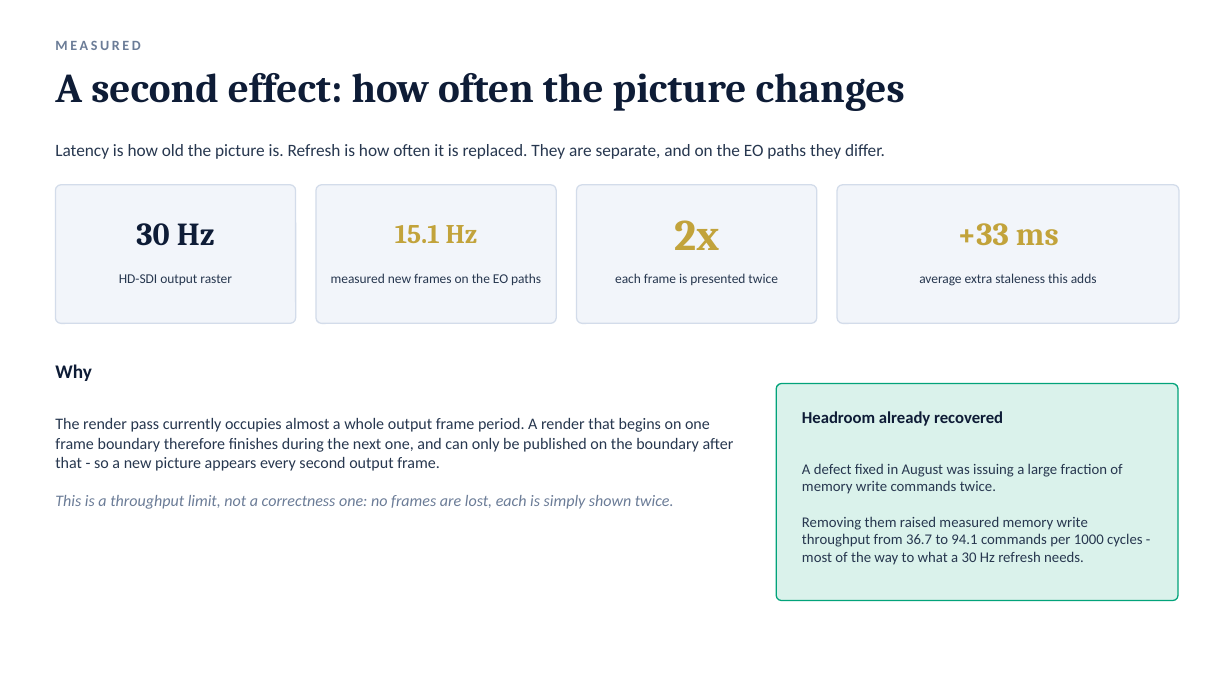
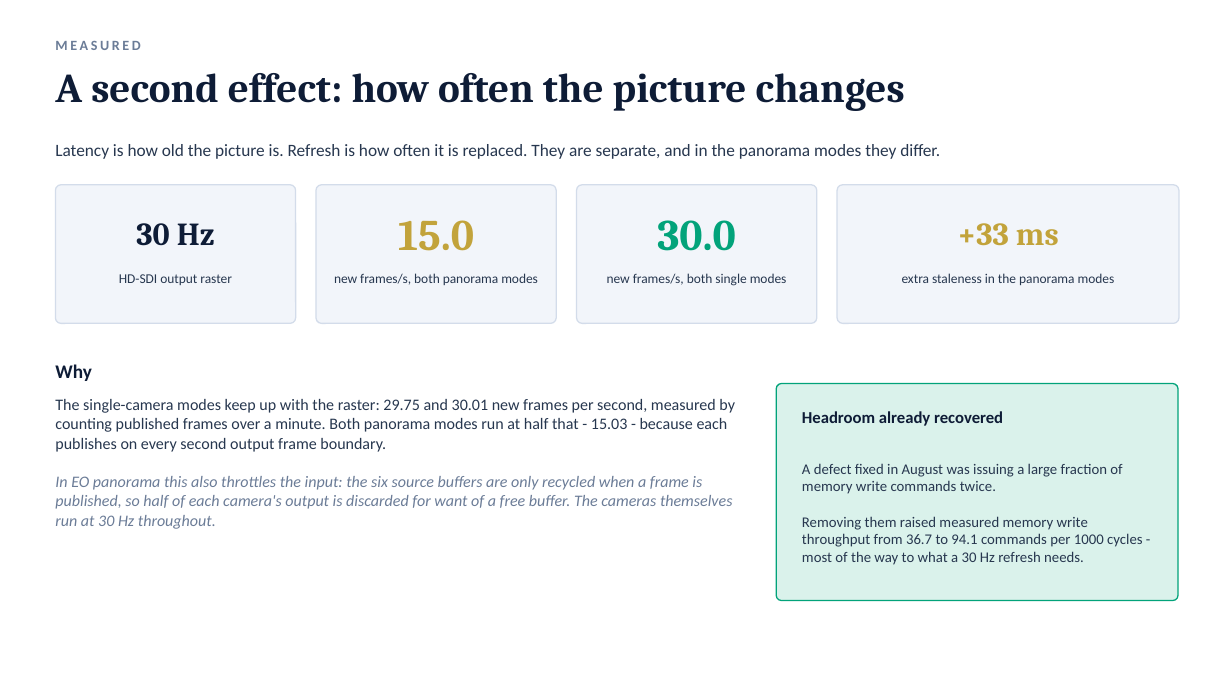
Before and after one commit to auuais/EO_Panorama_V19_M1, a slide deck: slide 9 of docs/latency/EO_IR_Panorama_Latency_Analysis.pptx. Drawn at 1232x693 pixels with LibreOffice and Linux fonts; fonts in the diff are those of the drawing. Boxes give left, top, right and bottom in pixels: in the first picture for what was removed or moved away, otherwise in the second. Text is boxed around its words. In the diff, an @@ line names an element or a change of style, - is before the commit and + after.

```diff
--- a/docs/latency/EO_IR_Panorama_Latency_Analysis.pptx
+++ b/docs/latency/EO_IR_Panorama_Latency_Analysis.pptx
@@ text at <box>55,144,940,159</box>: text changed @@
-Latency is how old the picture is. Refresh is how often it is replaced. They are separate, and on the EO paths they differ.
+Latency is how old the picture is. Refresh is how often it is replaced. They are separate, and in the panorama modes they differ.
@@ text at <box>398,220,474,251</box>: text changed; size 21 to 34 pt @@
-15.1 Hz
+15.0
@@ text at <box>657,220,736,251</box>: text changed; text colour #C2A33B to #02A37A @@
-2x
+30.0
@@ text at <box>334,273,538,285</box>: text changed @@
-measured new frames on the EO paths
+new frames/s, both panorama modes
@@ text at <box>607,273,787,286</box>: text changed @@
-each frame is presented twice
+new frames/s, both single modes
@@ text at <box>902,273,1115,285</box>: text changed @@
-average extra staleness this adds
+extra staleness in the panorama modes
@@ text at <box>55,399,735,529</box>: text changed @@
-The render pass currently occupies almost a whole output frame period. A render that begins on one frame boundary therefore finishes during the next one, and can only be published on the boundary after that - so a new picture appears every second output frame.
-This is a throughput limit, not a correctness one: no frames are lost, each is simply shown twice.
+The single-camera modes keep up with the raster: 29.75 and 30.01 new frames per second, measured by counting published frames over a minute. Both panorama modes run at half that - 15.03 - because each publishes on every second output frame boundary.
+In EO panorama this also throttles the input: the six source buffers are only recycled when a frame is published, so half of each camera's output is discarded for want of a free buffer. The cameras themselves run at 30 Hz throughout.
```
Also in this commit, not shown: 7 other slides changed, 3 other files.
